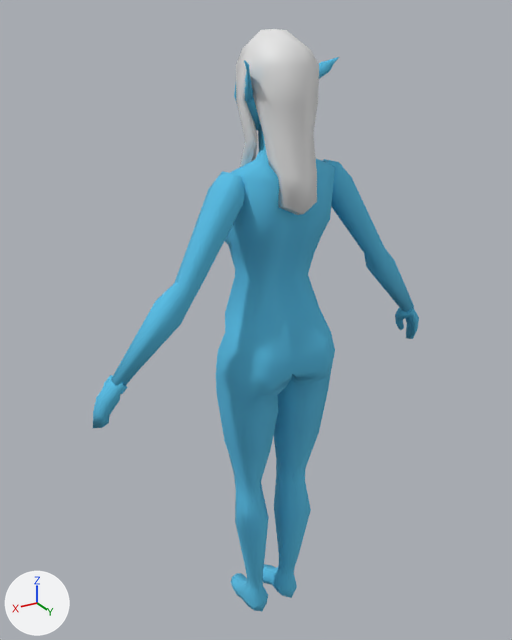
Two versions of the Blender file Dancer-in-Shadow/Assets/Art/3D/PC/shinnareth9.blend, one commit apart.
Before and after are seen from a 50 mm camera at (1.017, 1.586, 1.891) aimed at (0.01, -0.092, 1.052). The lights are fixed; the arrows at lower left show +X, +Y and +Z.

In view in the first picture: 'Body', 'Ears', 'Hair'.
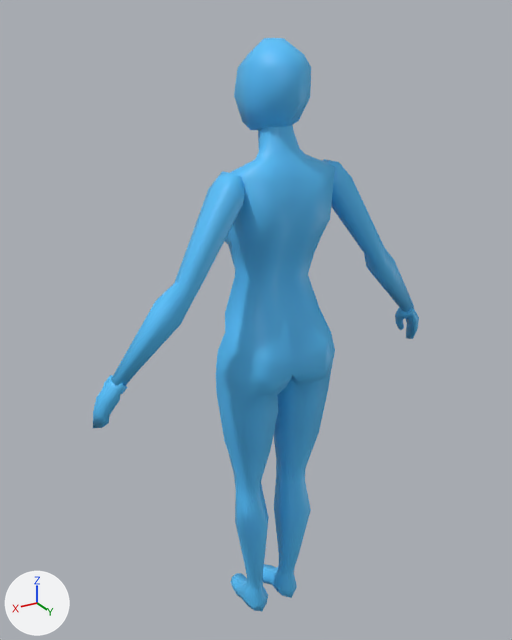
The change in detail:
Material 'Skin' (mat_skin) is new.
Its base color is (0.0916, 0.546, 1.0) (blue #55c3ff).
me_cube_002 is used by ob_body; location (0.0, 0.0, 0.0).
me_cube_002 had 577 vertices, 568 faces and spanned x -0.55..0.55, y -0.18..0.13, z 0.0..1.84.
me_cube_002 now has 575 vertices, 568 faces and spans x -0.55..0.55, y -0.18..0.13, z 0.0..1.84.
me_cube_002 part 1: 560 faces spanning x -0.55..0.55, y -0.18..0.13, z 0.0..1.84 switch from mat_test (cyan #58bfe7) to mat_skin (blue #55c3ff).
me_cube_001 is used by ob_hair; location (0.0, 0.0, 0.0).
me_cube_001 had 70 vertices, 58 faces and spanned x -0.102..0.0, y -0.106..0.129, z 1.416..1.859.
me_cube_001 now has 118 vertices, 116 faces and spans x -0.102..0.102, y -0.126..0.129, z 1.416..1.859.
Part 2, on me_cube_001:
10 vertices move from x -0.1..-0.035, y -0.095..-0.018, z 1.438..1.59 to x -0.1..-0.035, y -0.126..-0.027, z 1.438..1.59.
48 vertices are added at x 0.01..0.102, y -0.126..0.116, z 1.438..1.859.
58 new faces join them.
Object 'Hair' (ob_hair) loses its MIRROR modifier named 'Mirror'.
Modifier setting removed (it was use_clip = True).
Object 'Hair' (ob_hair) is now hidden.
Object 'Ears' (ob_ears) is now hidden.

Where the change shows, as pixel boxes [x1, y1, x2, y2] in the pictures (512 x 640 px):
'Hair', hidden
    before: [236, 29, 319, 215]
'Ears', hidden (cyan)
    before: [244, 57, 339, 103]
part 1 of me_cube_002, recoloured (cyan to blue)
    both: [93, 85, 419, 610]
part 2 of me_cube_001, built on
    before: [237, 101, 258, 167]
